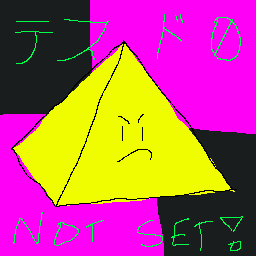
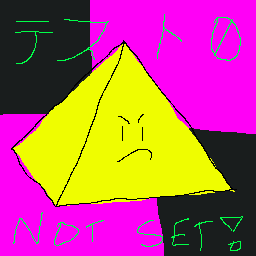
Layer changes from the first w=256, h=256 image to the second:
painted on "Layer 5" over [175, 14, 183, 23]
